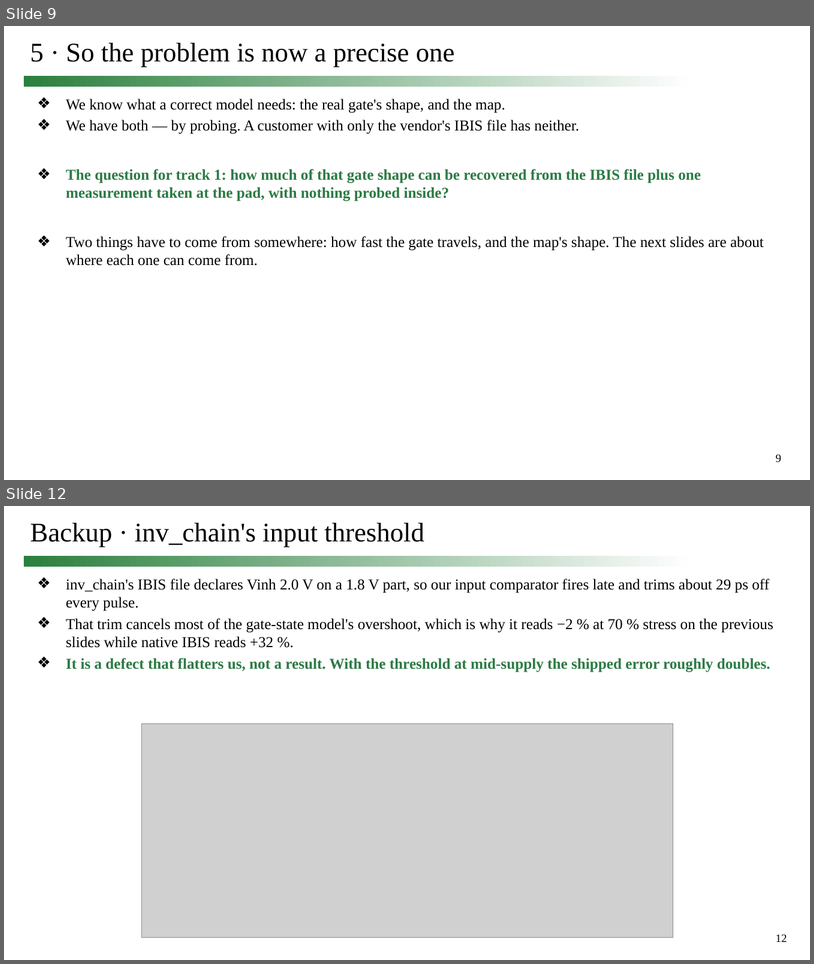
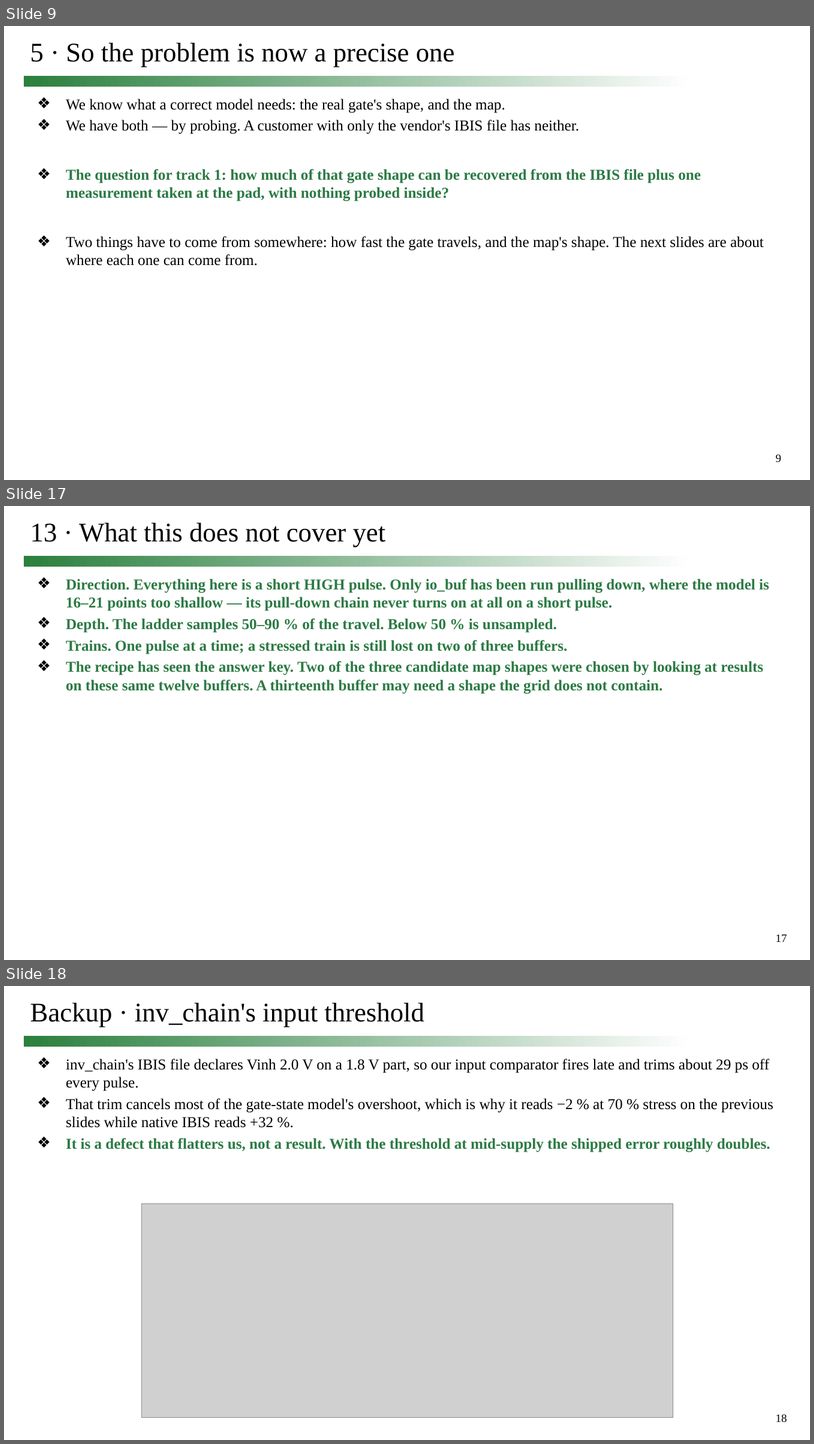
Before and after one commit to simon9721/ibis_comparison, a slide deck: results/meeting_deck_2026-09-24/0924_track1_story.pptx. Shown one above the other, each under a label of ours: slides 9 and 12 before the commit, slides 9, 17 and 18 after it; the slides between them are not shown. The pictures are 814x964 and 814x1444 pixels, drawn with LibreOffice and Linux fonts; fonts in the diff are those of the drawing; grey boxes stand for pictures. Boxes give left, top, right and bottom in pixels: in the first picture for what was removed or moved away, otherwise in the second. Text is boxed around its words. In the diff, an @@ line names an element or a change of style, - is before the commit and + after.

```diff
--- a/results/meeting_deck_2026-09-24/0924_track1_story.pptx
+++ b/results/meeting_deck_2026-09-24/0924_track1_story.pptx
@@ slide 17 added at [4, 506, 810, 960], background #FFFFFF; not listed: 2 template elements that a slide beside it also shows @@
@@ title added at [30, 523, 386, 547], 32 pt, text #000000 @@
+13 · What this does not cover yet
@@ text added at [66, 579, 770, 694], 18 pt, text #2B7A43, bold @@
+❖ Direction. Everything here is a short HIGH pulse. Only io_buf has been run pulling down, where the model is 16–21 points too shallow — its pull-down chain never turns on at all on a short pulse.
+❖ Depth. The ladder samples 50–90 % of the travel. Below 50 % is unsampled.
+❖ Trains. One pulse at a time; a stressed train is still lost on two of three buffers.
+❖ The recipe has seen the answer key. Two of the three candidate map shapes were chosen by looking at results on these same twelve buffers. A thirteenth buffer may need a shape the grid does not contain.
@@ what was slide 12 is now slide 18 @@
@@ page number at [776, 1414, 788, 1422]: text changed @@
-12
+18
```
Also in this commit, not shown: 1 slide changed, 6 other slides added, 1 slide removed, 6 other files.
